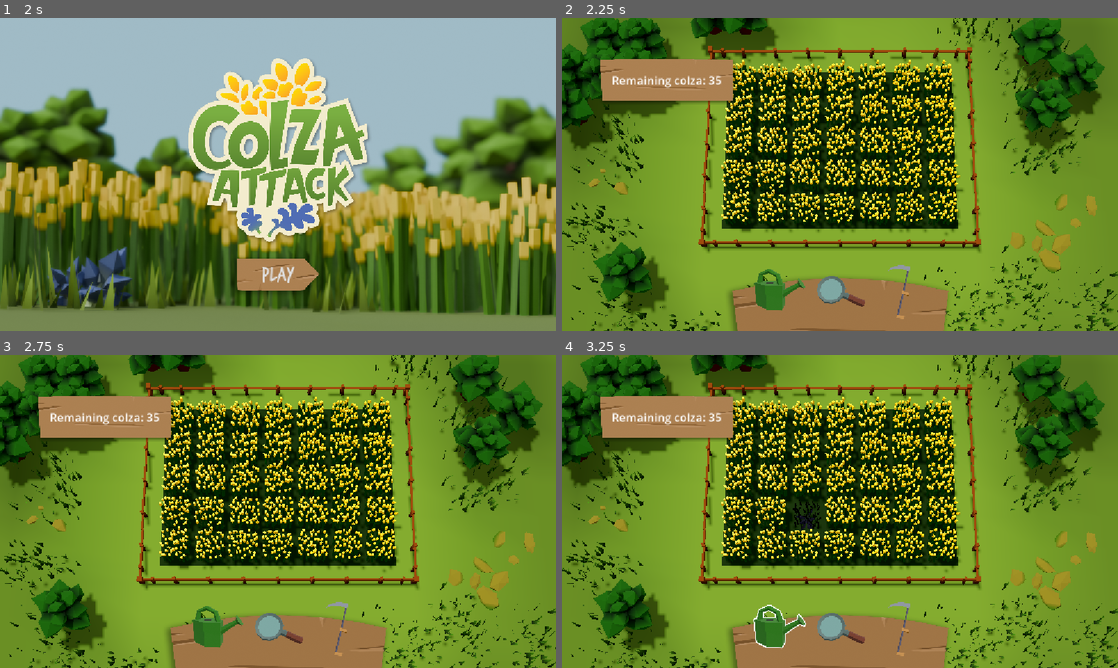
Above: before the commit, frames 1-4 (two rows, left to right).
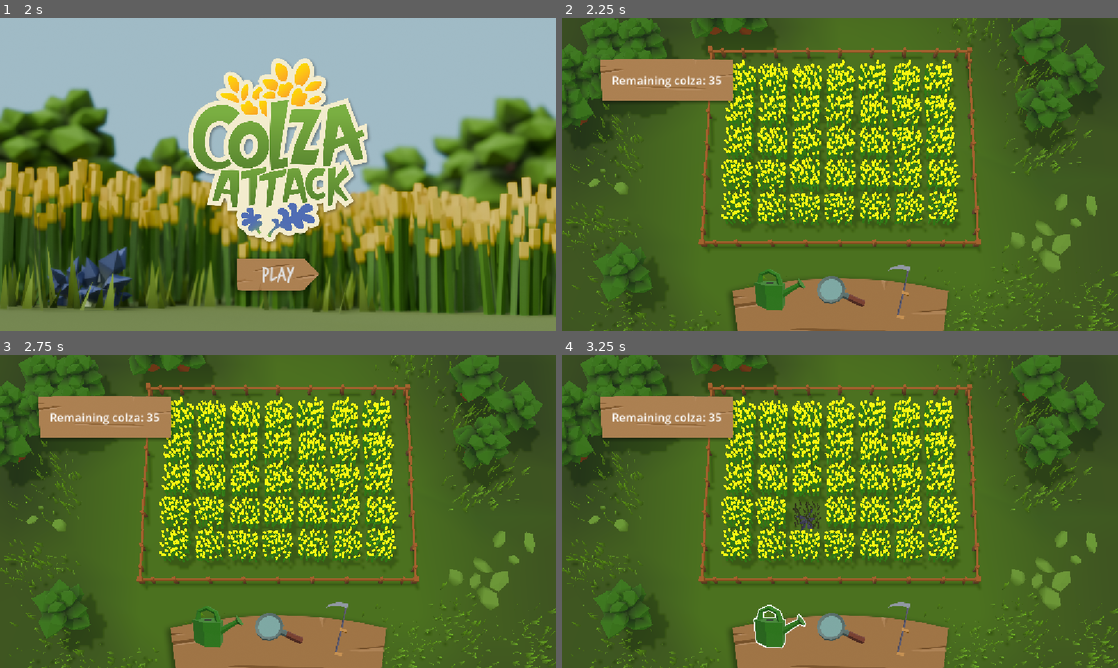
Above: after the commit, the same moments.

Repository: Squix/scientific_game_jam_26
Game: Godot game, scene res://scenes/title_screen.tscn
Same seed, same stepped clock (60 frames per second), same inputs: the game is played once before the commit and once after it.
Inputs (mouse positions are in pixels of both pictures, inside the frame that each line leads up to):
- Up to frame 1 (2 s): tap Enter at 0.5 s; move the mouse to (400, 158) at 0.52 s; press the mouse at (400, 158) at 0.53 s; release the mouse at (400, 158) at 1.25 s; click "How to play" at 1.25 s
- Up to frame 2 (2.25 s): click "PLAY" at 2 s
- Up to frame 3 (2.75 s): no input
- Up to frame 4 (3.25 s): click (778, 630) at 2.75 s

Frame 1 is identical in both runs. In frame 2, 87% of the frame differs, in the area x 0-100%, y 0-100%; in frame 3, 87%; in frame 4, 87%.

Commit message:
correction materiaux et icons ui

Diff:
--- a/scenes/map/bigMap.tscn
+++ b/scenes/map/bigMap.tscn
@@ -11,14 +11,16 @@
 
 [sub_resource type="Environment" id="Environment_th36d"]
 ambient_light_source = 2
-ambient_light_color = Color(0.70352304, 0.7042103, 0.71830916, 1)
-ambient_light_energy = 1.5
-tonemap_mode = 2
+ambient_light_color = Color(1, 1, 1, 1)
+ambient_light_energy = 6.0
 ssao_enabled = true
 ssao_radius = 2.0
 ssao_intensity = 1.0
 ssao_power = 3.0
 adjustment_enabled = true
+adjustment_brightness = 1.05
+adjustment_contrast = 0.8
+adjustment_saturation = 1.1
 
 [node name="BigMap" type="Node3D" unique_id=2130339070]
 
--- a/scenes/map/smallMap.tscn
+++ b/scenes/map/smallMap.tscn
@@ -4,21 +4,23 @@
 [ext_resource type="PackedScene" uid="uid://bd7siok0ifx5h" path="res://Assets/Rock_2.glb" id="2_nhgmv"]
 [ext_resource type="PackedScene" uid="uid://cnnk5xh6y2buw" path="res://Assets/Rock_3.glb" id="3_3lurt"]
 [ext_resource type="PackedScene" uid="uid://eehg02iwmv6n" path="res://Assets/Tree.glb" id="4_t11rc"]
-[ext_resource type="PackedScene" uid="uid://dbqln07huo7dk" path="res://Assets/Ground_empty_Grid7by5.fbx" id="5_dhpx2"]
 [ext_resource type="PackedScene" uid="uid://04jpu4u50cch" path="res://Assets/Barriere_Side.glb" id="6_iw47v"]
 [ext_resource type="PackedScene" uid="uid://kig6fss3dfqi" path="res://Assets/Barriere_Corner.glb" id="7_u6xc2"]
+[ext_resource type="PackedScene" uid="uid://cvdiytsidpf2v" path="res://Assets/Ground_empty_Grid7by5.glb" id="8_dhpx2"]
 [ext_resource type="PackedScene" uid="uid://vjp0p87mkqj7" path="res://Assets/Grass_Patch_1.glb" id="8_iyi3l"]
 
-[sub_resource type="Environment" id="Environment_p3o4u"]
+[sub_resource type="Environment" id="Environment_ccsqr"]
 ambient_light_source = 2
-ambient_light_color = Color(0.70352304, 0.7042103, 0.71830916, 1)
-ambient_light_energy = 1.5
-tonemap_mode = 2
+ambient_light_color = Color(1, 1, 1, 1)
+ambient_light_energy = 6.0
 ssao_enabled = true
 ssao_radius = 2.0
 ssao_intensity = 1.0
 ssao_power = 3.0
 adjustment_enabled = true
+adjustment_brightness = 1.05
+adjustment_contrast = 0.8
+adjustment_saturation = 1.1
 
 [node name="SmallMap" type="Node3D" unique_id=1866678314]
 
@@ -27,187 +29,187 @@
 current = true
 fov = 22.5
 
-[node name="WorldEnvironment" type="WorldEnvironment" parent="." unique_id=1771883755]
-environment = SubResource("Environment_p3o4u")
-
-[node name="DirectionalLight3D2" type="DirectionalLight3D" parent="." unique_id=2108162708]
+[node name="Decor" type="Node3D" parent="." unique_id=952740573]
+
+[node name="Environment3" parent="Decor" unique_id=1229587375 instance=ExtResource("1_jtltd")]
+transform = Transform3D(1, 0, 0, 0, 1, 0, 0, 0, 1, 3, 0, -6)
+
+[node name="Environment4" parent="Decor" unique_id=54476345 instance=ExtResource("2_nhgmv")]
+transform = Transform3D(1, 0, 0, 0, 1, 0, 0, 0, 1, 1, 0, 7)
+
+[node name="Environment5" parent="Decor" unique_id=44663172 instance=ExtResource("3_3lurt")]
+transform = Transform3D(1, 0, 0, 0, 1, 0, 0, 0, 1, 2, 0, -7)
+
+[node name="Environment6" parent="Decor" unique_id=105676180 instance=ExtResource("4_t11rc")]
+transform = Transform3D(1, 0, 0, 0, 1, 0, 0, 0, 1, 3.9744098, 0, 6.0200973)
+
+[node name="Environment7" parent="Decor" unique_id=302655286 instance=ExtResource("4_t11rc")]
+transform = Transform3D(-4.371139e-08, 0, -1, 0, 1, 0, 1, 0, -4.371139e-08, -4, 0, 4)
+
+[node name="Environment8" parent="Decor" unique_id=2045380719 instance=ExtResource("4_t11rc")]
+transform = Transform3D(1, 0, 0, 0, 1, 0, 0, 0, 1, -4, 0, 3)
+
+[node name="Environment9" parent="Decor" unique_id=1877777292 instance=ExtResource("4_t11rc")]
+transform = Transform3D(1, 0, 0, 0, 1, 0, 0, 0, 1, -3, 0, 6)
+
+[node name="Environment10" parent="Decor" unique_id=468222177 instance=ExtResource("4_t11rc")]
+transform = Transform3D(1, 0, 0, 0, 1, 0, 0, 0, 1, -2, 0, 6)
+
+[node name="Environment11" parent="Decor" unique_id=692420722 instance=ExtResource("4_t11rc")]
+transform = Transform3D(1, 0, 0, 0, 1, 0, 0, 0, 1, -3, 0, 7)
+
+[node name="Environment12" parent="Decor" unique_id=1935260901 instance=ExtResource("4_t11rc")]
+transform = Transform3D(-4.371139e-08, 0, -1, 0, 1, 0, 1, 0, -4.371139e-08, -2, 0, 7)
+
+[node name="Environment13" parent="Decor" unique_id=1799062730 instance=ExtResource("4_t11rc")]
+transform = Transform3D(1, 0, 0, 0, 1, 0, 0, 0, 1, -2, 0, 8)
+
+[node name="Environment14" parent="Decor" unique_id=289626334 instance=ExtResource("4_t11rc")]
+transform = Transform3D(-4.371139e-08, 0, 1, 0, 1, 0, -1, 0, -4.371139e-08, -1, 0, 8)
+
+[node name="Environment15" parent="Decor" unique_id=230754599 instance=ExtResource("4_t11rc")]
+transform = Transform3D(-1, 0, -8.742278e-08, 0, 1, 0, 8.742278e-08, 0, -1, -1, 0, -6)
+
+[node name="Environment16" parent="Decor" unique_id=1079554075 instance=ExtResource("4_t11rc")]
+transform = Transform3D(1, 0, 0, 0, 1, 0, 0, 0, 1, -3, 0, -6)
+
+[node name="Environment17" parent="Decor" unique_id=1101064434 instance=ExtResource("4_t11rc")]
+transform = Transform3D(-4.371139e-08, 0, -1, 0, 1, 0, 1, 0, -4.371139e-08, -2, 0, -7)
+
+[node name="Barrieres" type="Node3D" parent="." unique_id=1991597267]
+
+[node name="Environment18" parent="Barrieres" unique_id=742002084 instance=ExtResource("6_iw47v")]
+transform = Transform3D(1, 0, 0, 0, 1, 0, 0, 0, 1, 3, 0, 3)
+
+[node name="Environment19" parent="Barrieres" unique_id=1378479993 instance=ExtResource("6_iw47v")]
+transform = Transform3D(1, 0, 0, 0, 1, 0, 0, 0, 1, 3, 0, 2)
+
+[node name="Environment20" parent="Barrieres" unique_id=1752088722 instance=ExtResource("6_iw47v")]
+transform = Transform3D(1, 0, 0, 0, 1, 0, 0, 0, 1, -3, 0, 1)
+
+[node name="Environment22" parent="Barrieres" unique_id=432357102 instance=ExtResource("6_iw47v")]
+transform = Transform3D(1, 0, 0, 0, 1, 0, 0, 0, 1, 3, 0, -1)
+
+[node name="Environment23" parent="Barrieres" unique_id=340958056 instance=ExtResource("6_iw47v")]
+transform = Transform3D(1, 0, 0, 0, 1, 0, 0, 0, 1, -3, 0, -2)
+
+[node name="Environment24" parent="Barrieres" unique_id=920543241 instance=ExtResource("6_iw47v")]
+transform = Transform3D(1, 0, 0, 0, 1, 0, 0, 0, 1, 3, 0, -3)
+
+[node name="Environment21" parent="Barrieres" unique_id=1096535770 instance=ExtResource("6_iw47v")]
+transform = Transform3D(1, 0, 0, 0, 1, 0, 0, 0, 1, 3, 0, 0)
+
+[node name="Environment25" parent="Barrieres" unique_id=1120789859 instance=ExtResource("7_u6xc2")]
+transform = Transform3D(1, 0, 0, 0, 1, 0, 0, 0, 1, 3, 0, 4)
+
+[node name="Environment26" parent="Barrieres" unique_id=182386296 instance=ExtResource("7_u6xc2")]
+transform = Transform3D(-4.371139e-08, 0, 1, 0, 1, 0, -1, 0, -4.371139e-08, 3, 0, -4)
+
+[node name="Environment27" parent="Barrieres" unique_id=1777795557 instance=ExtResource("6_iw47v")]
+transform = Transform3D(-1, 0, -8.742278e-08, 0, 1, 0, 8.742278e-08, 0, -1, -3.0000002, 0, -3)
+
+[node name="Environment28" parent="Barrieres" unique_id=384482986 instance=ExtResource("6_iw47v")]
+transform = Transform3D(1, 0, 1.7484555e-07, 0, 1, 0, -1.7484555e-07, 0, 1, 2.9999998, 0, -2)
+
+[node name="Environment29" parent="Barrieres" unique_id=225444262 instance=ExtResource("6_iw47v")]
+transform = Transform3D(-1, 0, -8.742278e-08, 0, 1, 0, 8.742278e-08, 0, -1, -3, 0, -1)
+
+[node name="Environment30" parent="Barrieres" unique_id=954337030 instance=ExtResource("6_iw47v")]
+transform = Transform3D(1, 0, 0, 0, 1, 0, 0, 0, 1, 3, 0, 1)
+
+[node name="Environment31" parent="Barrieres" unique_id=756909913 instance=ExtResource("6_iw47v")]
+transform = Transform3D(-1, 0, -8.742278e-08, 0, 1, 0, 8.742278e-08, 0, -1, -2.9999998, 0, 2)
+
+[node name="Environment32" parent="Barrieres" unique_id=195505999 instance=ExtResource("6_iw47v")]
+transform = Transform3D(-1, 0, -8.742278e-08, 0, 1, 0, 8.742278e-08, 0, -1, -2.9999998, 0, 3)
+
+[node name="Environment33" parent="Barrieres" unique_id=314712578 instance=ExtResource("6_iw47v")]
+transform = Transform3D(-1, 0, -8.742278e-08, 0, 1, 0, 8.742278e-08, 0, -1, -3, 0, 0)
+
+[node name="Environment36" parent="Barrieres" unique_id=1242604946 instance=ExtResource("6_iw47v")]
+transform = Transform3D(-4.371139e-08, 0, 1, 0, 1, 0, -1, 0, -4.371139e-08, 1, 0, 4)
+
+[node name="Environment37" parent="Barrieres" unique_id=812730737 instance=ExtResource("6_iw47v")]
+transform = Transform3D(-4.371139e-08, 0, 1, 0, 1, 0, -1, 0, -4.371139e-08, -2, 0, 4)
+
+[node name="Environment38" parent="Barrieres" unique_id=1882054153 instance=ExtResource("6_iw47v")]
+transform = Transform3D(1.3113416e-07, 0, -1, 0, 1, 0, 1, 0, 1.3113416e-07, -0.99999994, 0, 4)
+
+[node name="Environment39" parent="Barrieres" unique_id=698484886 instance=ExtResource("6_iw47v")]
+transform = Transform3D(1.3113416e-07, 0, -1, 0, 1, 0, 1, 0, 1.3113416e-07, 2, 0, 3.9999998)
+
+[node name="Environment40" parent="Barrieres" unique_id=36548475 instance=ExtResource("6_iw47v")]
+transform = Transform3D(1.3113416e-07, 0, -1, 0, 1, 0, 1, 0, 1.3113416e-07, 4.768372e-08, 0, 4)
+
+[node name="Environment41" parent="Barrieres" unique_id=1461209868 instance=ExtResource("6_iw47v")]
+transform = Transform3D(1.3113416e-07, 0, -1, 0, 1, 0, 1, 0, 1.3113416e-07, -1, 0, -4)
+
+[node name="Environment42" parent="Barrieres" unique_id=1411579889 instance=ExtResource("6_iw47v")]
+transform = Transform3D(1.3113416e-07, 0, -1, 0, 1, 0, 1, 0, 1.3113416e-07, 2, 0, -4)
+
+[node name="Environment43" parent="Barrieres" unique_id=1408289789 instance=ExtResource("6_iw47v")]
+transform = Transform3D(-2.1855693e-07, 0, 1, 0, 1, 0, -1, 0, -2.1855693e-07, 0.99999994, 0, -4)
+
+[node name="Environment44" parent="Barrieres" unique_id=464957439 instance=ExtResource("6_iw47v")]
+transform = Transform3D(-2.1855693e-07, 0, 1, 0, 1, 0, -1, 0, -2.1855693e-07, -2, 0, -3.9999998)
+
+[node name="Environment45" parent="Barrieres" unique_id=425628894 instance=ExtResource("6_iw47v")]
+transform = Transform3D(-2.1855693e-07, 0, 1, 0, 1, 0, -1, 0, -2.1855693e-07, -2.861023e-08, 0, -4)
+
+[node name="Environment34" parent="Barrieres" unique_id=370328142 instance=ExtResource("7_u6xc2")]
+transform = Transform3D(-1, 0, -8.742278e-08, 0, 1, 0, 8.742278e-08, 0, -1, -3.0000002, 0, -4)
+
+[node name="Environment35" parent="Barrieres" unique_id=536262809 instance=ExtResource("7_u6xc2")]
+transform = Transform3D(1.3113416e-07, 0, -1, 0, 1, 0, 1, 0, 1.3113416e-07, -2.9999998, 0, 4)
+
+[node name="Grass" type="Node3D" parent="." unique_id=292322816]
+
+[node name="Environment" parent="Grass" unique_id=1678343700 instance=ExtResource("8_iyi3l")]
+transform = Transform3D(0.5, 0, 0, 0, 0.5, 0, 0, 0, 0.5, -0.44278097, 0, 6.978446)
+
+[node name="Environment13" parent="Grass" unique_id=177710778 instance=ExtResource("8_iyi3l")]
+transform = Transform3D(0.24304569, 0, 0.436954, 0, 0.5, 0, -0.436954, 0, 0.24304569, 2.611994, -9.536743e-07, 7.682158)
+
+[node name="Environment2" parent="Grass" unique_id=1953555973 instance=ExtResource("8_iyi3l")]
+transform = Transform3D(-2.1855694e-08, 0, -0.5, 0, 0.5, 0, 0.5, 0, -2.1855694e-08, -0.16028404, 0, -6.68485)
+
+[node name="Environment12" parent="Grass" unique_id=650966955 instance=ExtResource("8_iyi3l")]
+transform = Transform3D(0.2959292, 0, -0.40302095, 0, 0.5, 0, 0.40302095, 0, 0.2959292, 4.5536017, 0, -7.420348)
+
+[node name="Environment7" parent="Grass" unique_id=374673829 instance=ExtResource("8_iyi3l")]
+transform = Transform3D(-2.1855694e-08, 0, -0.5, 0, 0.5, 0, 0.5, 0, -2.1855694e-08, 5, 0, 6)
+
+[node name="Environment8" parent="Grass" unique_id=375983969 instance=ExtResource("8_iyi3l")]
+transform = Transform3D(6.556708e-08, 0, 0.5, 0, 0.5, 0, -0.5, 0, 6.556708e-08, 6, 0, 5)
+
+[node name="Environment10" parent="Grass" unique_id=151487400 instance=ExtResource("8_iyi3l")]
+transform = Transform3D(-2.1855694e-08, 0, -0.5, 0, 0.5, 0, 0.5, 0, -2.1855694e-08, -2.7440863, 0, -6.5806055)
+
+[node name="Environment11" parent="Grass" unique_id=1519864063 instance=ExtResource("8_iyi3l")]
+transform = Transform3D(6.556708e-08, 0, 0.5, 0, 0.5, 0, -0.5, 0, 6.556708e-08, -4, 0, -4)
+
+[node name="Environment3" parent="Grass" unique_id=902816681 instance=ExtResource("8_iyi3l")]
+transform = Transform3D(-2.1855694e-08, 0, -0.5, 0, 0.5, 0, 0.5, 0, -2.1855694e-08, 5, 0, 1)
+
+[node name="Environment4" parent="Grass" unique_id=2115545258 instance=ExtResource("8_iyi3l")]
+transform = Transform3D(0.5, 0, 0, 0, 0.5, 0, 0, 0, 0.5, 4.998378, 1.9073486e-06, -0.038721085)
+
+[node name="Environment5" parent="Grass" unique_id=1202981405 instance=ExtResource("8_iyi3l")]
+transform = Transform3D(-2.1855694e-08, 0, -0.5, 0, 0.5, 0, 0.5, 0, -2.1855694e-08, 4.6895137, 0, -4.0592427)
+
+[node name="Environment9" parent="Grass" unique_id=517918269 instance=ExtResource("8_iyi3l")]
+transform = Transform3D(-2.1855694e-08, 0, -0.5, 0, 0.5, 0, 0.5, 0, -2.1855694e-08, 5.4516883, 0, -2.0297165)
+
+[node name="Environment6" parent="Grass" unique_id=2136955398 instance=ExtResource("8_iyi3l")]
+transform = Transform3D(0.5, 0, 0, 0, 0.5, 0, 0, 0, 0.5, 3.9983778, 1.9073486e-06, -5.038721)
+
+[node name="Environment" parent="." unique_id=1114917514 instance=ExtResource("8_dhpx2")]
+
+[node name="WorldEnvironment2" type="WorldEnvironment" parent="." unique_id=1962670630]
+environment = SubResource("Environment_ccsqr")
+
+[node name="DirectionalLight3D" type="DirectionalLight3D" parent="." unique_id=209655329]
 transform = Transform3D(0.06698731, 0.9659258, -0.25000006, -0.25000003, 0.25881907, 0.9330127, 0.9659258, 0, 0.2588191, 0, 3, 0)
 light_energy = 0.5
 shadow_enabled = true
 sky_mode = 1
-
-[node name="Decor" type="Node3D" parent="." unique_id=952740573]
-
-[node name="Environment3" parent="Decor" unique_id=1229587375 instance=ExtResource("1_jtltd")]
-transform = Transform3D(1, 0, 0, 0, 1, 0, 0, 0, 1, 3, 0, -6)
-
-[node name="Environment4" parent="Decor" unique_id=54476345 instance=ExtResource("2_nhgmv")]
-transform = Transform3D(1, 0, 0, 0, 1, 0, 0, 0, 1, 1, 0, 7)
-
-[node name="Environment5" parent="Decor" unique_id=44663172 instance=ExtResource("3_3lurt")]
-transform = Transform3D(1, 0, 0, 0, 1, 0, 0, 0, 1, 2, 0, -7)
-
-[node name="Environment6" parent="Decor" unique_id=105676180 instance=ExtResource("4_t11rc")]
-transform = Transform3D(1, 0, 0, 0, 1, 0, 0, 0, 1, 3.9744098, 0, 6.0200973)
-
-[node name="Environment7" parent="Decor" unique_id=302655286 instance=ExtResource("4_t11rc")]
-transform = Transform3D(-4.371139e-08, 0, -1, 0, 1, 0, 1, 0, -4.371139e-08, -4, 0, 4)
-
-[node name="Environment8" parent="Decor" unique_id=2045380719 instance=ExtResource("4_t11rc")]
-transform = Transform3D(1, 0, 0, 0, 1, 0, 0, 0, 1, -4, 0, 3)
-
-[node name="Environment9" parent="Decor" unique_id=1877777292 instance=ExtResource("4_t11rc")]
-transform = Transform3D(1, 0, 0, 0, 1, 0, 0, 0, 1, -3, 0, 6)
-
-[node name="Environment10" parent="Decor" unique_id=468222177 instance=ExtResource("4_t11rc")]
-transform = Transform3D(1, 0, 0, 0, 1, 0, 0, 0, 1, -2, 0, 6)
-
-[node name="Environment11" parent="Decor" unique_id=692420722 instance=ExtResource("4_t11rc")]
-transform = Transform3D(1, 0, 0, 0, 1, 0, 0, 0, 1, -3, 0, 7)
-
-[node name="Environment12" parent="Decor" unique_id=1935260901 instance=ExtResource("4_t11rc")]
-transform = Transform3D(-4.371139e-08, 0, -1, 0, 1, 0, 1, 0, -4.371139e-08, -2, 0, 7)
-
-[node name="Environment13" parent="Decor" unique_id=1799062730 instance=ExtResource("4_t11rc")]
-transform = Transform3D(1, 0, 0, 0, 1, 0, 0, 0, 1, -2, 0, 8)
-
-[node name="Environment14" parent="Decor" unique_id=289626334 instance=ExtResource("4_t11rc")]
-transform = Transform3D(-4.371139e-08, 0, 1, 0, 1, 0, -1, 0, -4.371139e-08, -1, 0, 8)
-
-[node name="Environment15" parent="Decor" unique_id=230754599 instance=ExtResource("4_t11rc")]
-transform = Transform3D(-1, 0, -8.742278e-08, 0, 1, 0, 8.742278e-08, 0, -1, -1, 0, -6)
-
-[node name="Environment16" parent="Decor" unique_id=1079554075 instance=ExtResource("4_t11rc")]
-transform = Transform3D(1, 0, 0, 0, 1, 0, 0, 0, 1, -3, 0, -6)
-
-[node name="Environment17" parent="Decor" unique_id=1101064434 instance=ExtResource("4_t11rc")]
-transform = Transform3D(-4.371139e-08, 0, -1, 0, 1, 0, 1, 0, -4.371139e-08, -2, 0, -7)
-
-[node name="Ground_empty_Grid7by5" parent="Decor" unique_id=1302742735 instance=ExtResource("5_dhpx2")]
-
-[node name="Barrieres" type="Node3D" parent="." unique_id=1991597267]
-
-[node name="Environment18" parent="Barrieres" unique_id=742002084 instance=ExtResource("6_iw47v")]
-transform = Transform3D(1, 0, 0, 0, 1, 0, 0, 0, 1, 3, 0, 3)
-
-[node name="Environment19" parent="Barrieres" unique_id=1378479993 instance=ExtResource("6_iw47v")]
-transform = Transform3D(1, 0, 0, 0, 1, 0, 0, 0, 1, 3, 0, 2)
-
-[node name="Environment20" parent="Barrieres" unique_id=1752088722 instance=ExtResource("6_iw47v")]
-transform = Transform3D(1, 0, 0, 0, 1, 0, 0, 0, 1, -3, 0, 1)
-
-[node name="Environment22" parent="Barrieres" unique_id=432357102 instance=ExtResource("6_iw47v")]
-transform = Transform3D(1, 0, 0, 0, 1, 0, 0, 0, 1, 3, 0, -1)
-
-[node name="Environment23" parent="Barrieres" unique_id=340958056 instance=ExtResource("6_iw47v")]
-transform = Transform3D(1, 0, 0, 0, 1, 0, 0, 0, 1, -3, 0, -2)
-
-[node name="Environment24" parent="Barrieres" unique_id=920543241 instance=ExtResource("6_iw47v")]
-transform = Transform3D(1, 0, 0, 0, 1, 0, 0, 0, 1, 3, 0, -3)
-
-[node name="Environment21" parent="Barrieres" unique_id=1096535770 instance=ExtResource("6_iw47v")]
-transform = Transform3D(1, 0, 0, 0, 1, 0, 0, 0, 1, 3, 0, 0)
-
-[node name="Environment25" parent="Barrieres" unique_id=1120789859 instance=ExtResource("7_u6xc2")]
-transform = Transform3D(1, 0, 0, 0, 1, 0, 0, 0, 1, 3, 0, 4)
-
-[node name="Environment26" parent="Barrieres" unique_id=182386296 instance=ExtResource("7_u6xc2")]
-transform = Transform3D(-4.371139e-08, 0, 1, 0, 1, 0, -1, 0, -4.371139e-08, 3, 0, -4)
-
-[node name="Environment27" parent="Barrieres" unique_id=1777795557 instance=ExtResource("6_iw47v")]
-transform = Transform3D(-1, 0, -8.742278e-08, 0, 1, 0, 8.742278e-08, 0, -1, -3.0000002, 0, -3)
-
-[node name="Environment28" parent="Barrieres" unique_id=384482986 instance=ExtResource("6_iw47v")]
-transform = Transform3D(1, 0, 1.7484555e-07, 0, 1, 0, -1.7484555e-07, 0, 1, 2.9999998, 0, -2)
-
-[node name="Environment29" parent="Barrieres" unique_id=225444262 instance=ExtResource("6_iw47v")]
-transform = Transform3D(-1, 0, -8.742278e-08, 0, 1, 0, 8.742278e-08, 0, -1, -3, 0, -1)
-
-[node name="Environment30" parent="Barrieres" unique_id=954337030 instance=ExtResource("6_iw47v")]
-transform = Transform3D(1, 0, 0, 0, 1, 0, 0, 0, 1, 3, 0, 1)
-
-[node name="Environment31" parent="Barrieres" unique_id=756909913 instance=ExtResource("6_iw47v")]
-transform = Transform3D(-1, 0, -8.742278e-08, 0, 1, 0, 8.742278e-08, 0, -1, -2.9999998, 0, 2)
-
-[node name="Environment32" parent="Barrieres" unique_id=195505999 instance=ExtResource("6_iw47v")]
-transform = Transform3D(-1, 0, -8.742278e-08, 0, 1, 0, 8.742278e-08, 0, -1, -2.9999998, 0, 3)
-
-[node name="Environment33" parent="Barrieres" unique_id=314712578 instance=ExtResource("6_iw47v")]
-transform = Transform3D(-1, 0, -8.742278e-08, 0, 1, 0, 8.742278e-08, 0, -1, -3, 0, 0)
-
-[node name="Environment36" parent="Barrieres" unique_id=1242604946 instance=ExtResource("6_iw47v")]
-transform = Transform3D(-4.371139e-08, 0, 1, 0, 1, 0, -1, 0, -4.371139e-08, 1, 0, 4)
-
-[node name="Environment37" parent="Barrieres" unique_id=812730737 instance=ExtResource("6_iw47v")]
-transform = Transform3D(-4.371139e-08, 0, 1, 0, 1, 0, -1, 0, -4.371139e-08, -2, 0, 4)
-
-[node name="Environment38" parent="Barrieres" unique_id=1882054153 instance=ExtResource("6_iw47v")]
-transform = Transform3D(1.3113416e-07, 0, -1, 0, 1, 0, 1, 0, 1.3113416e-07, -0.99999994, 0, 4)
-
-[node name="Environment39" parent="Barrieres" unique_id=698484886 instance=ExtResource("6_iw47v")]
-transform = Transform3D(1.3113416e-07, 0, -1, 0, 1, 0, 1, 0, 1.3113416e-07, 2, 0, 3.9999998)
-
-[node name="Environment40" parent="Barrieres" unique_id=36548475 instance=ExtResource("6_iw47v")]
-transform = Transform3D(1.3113416e-07, 0, -1, 0, 1, 0, 1, 0, 1.3113416e-07, 4.768372e-08, 0, 4)
-
-[node name="Environment41" parent="Barrieres" unique_id=1461209868 instance=ExtResource("6_iw47v")]
-transform = Transform3D(1.3113416e-07, 0, -1, 0, 1, 0, 1, 0, 1.3113416e-07, -1, 0, -4)
-
-[node name="Environment42" parent="Barrieres" unique_id=1411579889 instance=ExtResource("6_iw47v")]
-transform = Transform3D(1.3113416e-07, 0, -1, 0, 1, 0, 1, 0, 1.3113416e-07, 2, 0, -4)
-
-[node name="Environment43" parent="Barrieres" unique_id=1408289789 instance=ExtResource("6_iw47v")]
-transform = Transform3D(-2.1855693e-07, 0, 1, 0, 1, 0, -1, 0, -2.1855693e-07, 0.99999994, 0, -4)
-
-[node name="Environment44" parent="Barrieres" unique_id=464957439 instance=ExtResource("6_iw47v")]
-transform = Transform3D(-2.1855693e-07, 0, 1, 0, 1, 0, -1, 0, -2.1855693e-07, -2, 0, -3.9999998)
-
-[node name="Environment45" parent="Barrieres" unique_id=425628894 instance=ExtResource("6_iw47v")]
-transform = Transform3D(-2.1855693e-07, 0, 1, 0, 1, 0, -1, 0, -2.1855693e-07, -2.861023e-08, 0, -4)
-
-[node name="Environment34" parent="Barrieres" unique_id=370328142 instance=ExtResource("7_u6xc2")]
-transform = Transform3D(-1, 0, -8.742278e-08, 0, 1, 0, 8.742278e-08, 0, -1, -3.0000002, 0, -4)
-
-[node name="Environment35" parent="Barrieres" unique_id=536262809 instance=ExtResource("7_u6xc2")]
-transform = Transform3D(1.3113416e-07, 0, -1, 0, 1, 0, 1, 0, 1.3113416e-07, -2.9999998, 0, 4)
-
-[node name="Grass" type="Node3D" parent="." unique_id=292322816]
-
-[node name="Environment" parent="Grass" unique_id=1678343700 instance=ExtResource("8_iyi3l")]
-transform = Transform3D(0.5, 0, 0, 0, 0.5, 0, 0, 0, 0.5, -0.44278097, 0, 6.978446)
-
-[node name="Environment13" parent="Grass" unique_id=177710778 instance=ExtResource("8_iyi3l")]
-transform = Transform3D(0.24304569, 0, 0.436954, 0, 0.5, 0, -0.436954, 0, 0.24304569, 2.611994, -9.536743e-07, 7.682158)
-
-[node name="Environment2" parent="Grass" unique_id=1953555973 instance=ExtResource("8_iyi3l")]
-transform = Transform3D(-2.1855694e-08, 0, -0.5, 0, 0.5, 0, 0.5, 0, -2.1855694e-08, -0.16028404, 0, -6.68485)
-
-[node name="Environment12" parent="Grass" unique_id=650966955 instance=ExtResource("8_iyi3l")]
-transform = Transform3D(0.2959292, 0, -0.40302095, 0, 0.5, 0, 0.40302095, 0, 0.2959292, 4.5536017, 0, -7.420348)
-
-[node name="Environment7" parent="Grass" unique_id=374673829 instance=ExtResource("8_iyi3l")]
-transform = Transform3D(-2.1855694e-08, 0, -0.5, 0, 0.5, 0, 0.5, 0, -2.1855694e-08, 5, 0, 6)
-
-[node name="Environment8" parent="Grass" unique_id=375983969 instance=ExtResource("8_iyi3l")]
-transform = Transform3D(6.556708e-08, 0, 0.5, 0, 0.5, 0, -0.5, 0, 6.556708e-08, 6, 0, 5)
-
-[node name="Environment10" parent="Grass" unique_id=151487400 instance=ExtResource("8_iyi3l")]
-transform = Transform3D(-2.1855694e-08, 0, -0.5, 0, 0.5, 0, 0.5, 0, -2.1855694e-08, -2.7440863, 0, -6.5806055)
-
-[node name="Environment11" parent="Grass" unique_id=1519864063 instance=ExtResource("8_iyi3l")]
-transform = Transform3D(6.556708e-08, 0, 0.5, 0, 0.5, 0, -0.5, 0, 6.556708e-08, -4, 0, -4)
-
-[node name="Environment3" parent="Grass" unique_id=902816681 instance=ExtResource("8_iyi3l")]
-transform = Transform3D(-2.1855694e-08, 0, -0.5, 0, 0.5, 0, 0.5, 0, -2.1855694e-08, 5, 0, 1)
-
-[node name="Environment4" parent="Grass" unique_id=2115545258 instance=ExtResource("8_iyi3l")]
-transform = Transform3D(0.5, 0, 0, 0, 0.5, 0, 0, 0, 0.5, 4.998378, 1.9073486e-06, -0.038721085)
-
-[node name="Environment5" parent="Grass" unique_id=1202981405 instance=ExtResource("8_iyi3l")]
-transform = Transform3D(-2.1855694e-08, 0, -0.5, 0, 0.5, 0, 0.5, 0, -2.1855694e-08, 4.6895137, 0, -4.0592427)
-
-[node name="Environment9" parent="Grass" unique_id=517918269 instance=ExtResource("8_iyi3l")]
-transform = Transform3D(-2.1855694e-08, 0, -0.5, 0, 0.5, 0, 0.5, 0, -2.1855694e-08, 5.4516883, 0, -2.0297165)
-
-[node name="Environment6" parent="Grass" unique_id=2136955398 instance=ExtResource("8_iyi3l")]
-transform = Transform3D(0.5, 0, 0, 0, 0.5, 0, 0, 0, 0.5, 3.9983778, 1.9073486e-06, -5.038721)
Binary file changed: Assets/Barriere_Corner.glb
Binary file changed: Assets/Barriere_Side.glb
Binary file changed: Assets/Colza_Tile.glb
Binary file changed: Assets/Grass_Patch_1.glb
Binary file changed: Assets/Rock_1.glb
Binary file changed: Assets/Rock_2.glb
Binary file changed: Assets/Rock_3.glb
Binary file changed: Assets/Tree.glb
Binary file added: Assets/UI_Colza.png
Not shown, added: Assets/UI_Colza.png.import
Binary file added: Assets/UI_Parasite.png
Not shown, added: Assets/UI_Parasite.png.import
